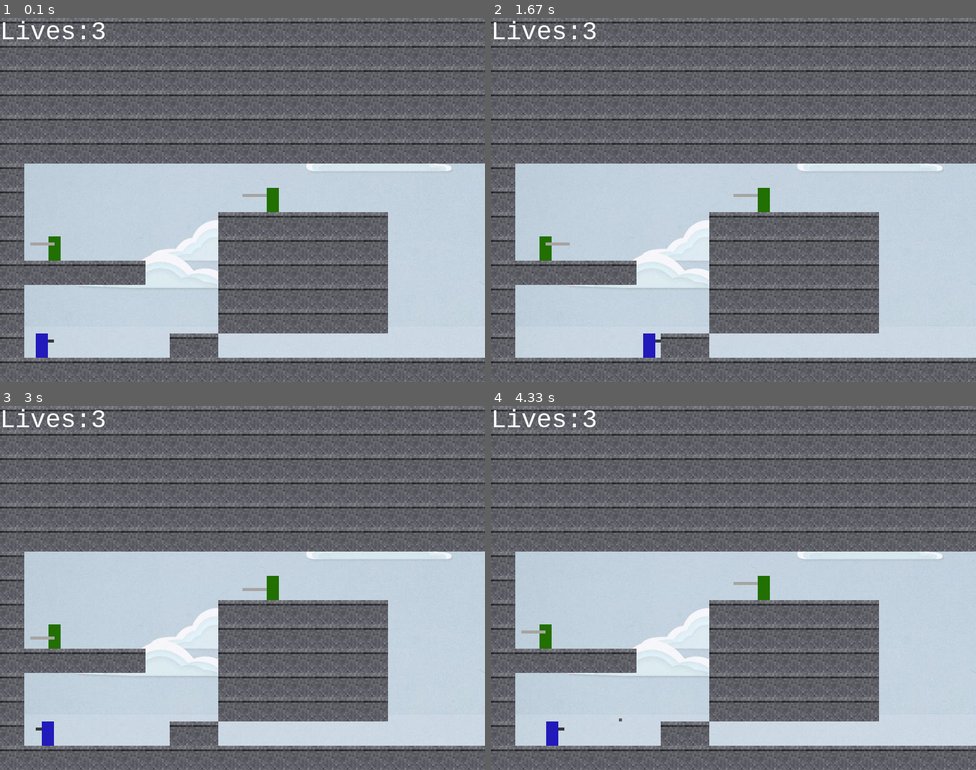
Above: before the commit, frames 1-4 (two rows, left to right).
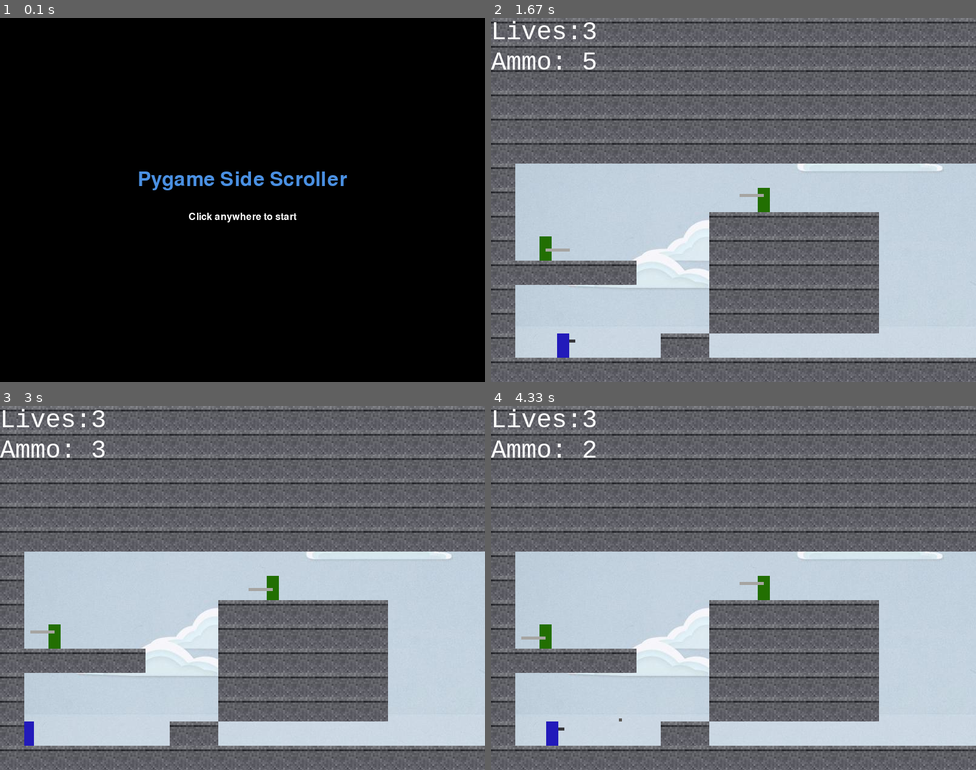
Above: after the commit, the same moments.

Repository: eastcoastcoder/PygameSideScroller
Game: pygame game, started from Main.py
Two runs of this game, one before a commit and one after it. Both use one fixed random seed, a clock stepped at 60 frames per second and the inputs below.
Inputs:
- Up to frame 1 (0.1 s): no input
- Up to frame 2 (1.67 s): hold Right 0.33-0.8 s; hold Space 0.83-1.13 s; hold Up 0.83-1.13 s; hold Up 1.17-1.47 s; hold Right from 1.5 s (still down)
- Up to frame 3 (3 s): release Right at 1.97 s; hold Left 2-2.53 s; tap Space at 2.57 s; hold Space from 2.9 s (still down); hold Left from 2.9 s (still down)
- Up to frame 4 (4.33 s): release Space at 3.3 s; release Left at 3.3 s; hold Up 3.77-4.13 s; hold Right from 4.17 s (still down); tap Space at 4.23 s

The runs differ from the first frame. In frame 1, 100% of the frame differs, in the area x 0-100%, y 0-100%; in frame 2, 0.8%; in frame 3, 0.7%; in frame 4, 0.4%.

Commit message:
feat(pygbag): added ability to run in browser

Diff:
--- a/BulletManager.py
+++ b/BulletManager.py
@@ -8,8 +8,18 @@
 
 __author__ = "Joshua Sonnenberg and Ethan Richardson"
 
-pygame.mixer.init(44100, -16, 2, 2048)
-enemy_death_sound = pygame.mixer.Sound('Enemy_Death.wav')
+# Lazy load sound to avoid blocking browser initialization
+enemy_death_sound = None
+
+def _get_enemy_death_sound():
+    """Lazily load enemy death sound."""
+    global enemy_death_sound
+    if enemy_death_sound is None:
+        try:
+            enemy_death_sound = pygame.mixer.Sound('Enemy_Death.wav')
+        except:
+            enemy_death_sound = type('obj', (object,), {'play': lambda: None})()
+    return enemy_death_sound
 
 
 class BulletManager:
@@ -51,7 +61,7 @@
         for enemy in enemy_manager.enemies:
             for bullet in self.bullets:
                 if bullet.colliderect(enemy):
-                    enemy_death_sound.play()
+                    _get_enemy_death_sound().play()
                     enemy.health -= 1
                     print("TAKING DAMAGE")
                     if enemy.health == 0:
--- a/Controller.py
+++ b/Controller.py
@@ -8,10 +8,39 @@
 
 __author__ = "Joshua Sonnenberg and Ethan Richardson"
 
-pygame.mixer.init(44100, -16, 2, 2048)
-jump_sound = pygame.mixer.Sound('Jump.wav')
-shoot_sound = pygame.mixer.Sound('Gun.wav')
-sword_sound = pygame.mixer.Sound('Sword.wav')
+# Sounds will be loaded lazily to avoid blocking browser initialization
+jump_sound = None
+shoot_sound = None
+sword_sound = None
+
+def _get_jump_sound():
+    """Lazily load jump sound."""
+    global jump_sound
+    if jump_sound is None:
+        try:
+            jump_sound = pygame.mixer.Sound('Jump.wav')
+        except:
+            jump_sound = type('obj', (object,), {'play': lambda: None})()
+    return jump_sound
+
+def _get_shoot_sound():
+    """Lazily load shoot sound."""
+    global shoot_sound
+    if shoot_sound is None:
+        try:
+            shoot_sound = pygame.mixer.Sound('Gun.wav')
+        except:
+            shoot_sound = type('obj', (object,), {'play': lambda: None})()
+    return shoot_sound
+
+def _get_sword_sound():
+    """Lazily load sword sound."""
+    global sword_sound
+    if sword_sound is None:
+        # Sword sound causes freezing in browser, skip loading
+        print("Skipping sword sound to avoid browser freeze")
+        sword_sound = type('obj', (object,), {'play': lambda: None})()
+    return sword_sound
 
 
 class Controller:
@@ -36,7 +65,8 @@
                 if player.lives > 0:
                     if (event.key == K_w or event.key == K_UP):
                         if player.status == 'GROUND' or player.status == 'FALL':
-                            jump_sound.play()
+                            if jump_sound is not None:
+                                jump_sound.play()
                             player.status = 'RISE'
                     if event.key == K_f:
                         if sword.sword_position == 'UP':
@@ -45,10 +75,11 @@
                             sword.sword_position = 'UP'
                     if event.key == K_SPACE:
                         if player.current_weapon == 'GUN':
-                            shoot_sound.play()
+                            if player.ammo > 0 and shoot_sound is not None:
+                                shoot_sound.play()
                             player.gun.shoot()
-                        if player.current_weapon == 'SWORD':
-                            sword_sound.play()
+                        elif player.current_weapon == 'SWORD':
+                            # Sword sound disabled to prevent browser freezing
                             player.sword.stab = True
                     if event.key == K_g:
                         if player.current_weapon == 'SWORD' and player.ammo > 0:
--- a/EnemyManager.py
+++ b/EnemyManager.py
@@ -8,8 +8,18 @@
 
 __author__ = "Joshua Sonnenberg and Ethan Richardson"
 
-pygame.mixer.init(44100, -16, 2, 2048)
-enemy_death_sound = pygame.mixer.Sound('Enemy_Death.wav')
+# Lazy load sound to avoid blocking browser initialization
+enemy_death_sound = None
+
+def _get_enemy_death_sound():
+    """Lazily load enemy death sound."""
+    global enemy_death_sound
+    if enemy_death_sound is None:
+        try:
+            enemy_death_sound = pygame.mixer.Sound('Enemy_Death.wav')
+        except:
+            enemy_death_sound = type('obj', (object,), {'play': lambda: None})()
+    return enemy_death_sound
 
 
 class EnemyManager:
@@ -89,7 +99,7 @@
                 elif player.facing == 'RIGHT' or player.facing == 'RSTOP':
                     enemy.x += 10
             if player.sword.colliderect(enemy) and player.sword.stab:
-                enemy_death_sound.play()
+                _get_enemy_death_sound().play()
                 self.enemies.pop(self.enemies.index(enemy))
             if enemy.sword.colliderect(player) and enemy.stab:
                 player.die()
--- a/GameLoop.py
+++ b/GameLoop.py
@@ -1,6 +1,7 @@
 #!/usr/bin/env python
 """GameLoop module: main game loop and state management."""
 
+import asyncio
 import os
 import pygame
 from Player import Player
@@ -15,6 +16,7 @@
 game_font = pygame.font.SysFont("monospace", 42)
 lose_message = game_font.render("You Lose", 1, (0, 0, 0))
 lives_message = game_font.render("Lives: ", 1, (255, 255, 255))
+ammo_message = game_font.render("Ammo: ", 1, (255, 255, 255))
 
 class GameLoop:
     """Main game loop and state management."""
@@ -33,21 +35,33 @@
         self.is_paused = False
         self.level = 1
 
-    def new_game(self) -> None:
+    async def new_game(self) -> None:
         """Reset and restart the game."""
         if self.lives > 0:
             self.is_alive = True
-            self.draw()
+            await self.draw()
 
-    def draw(self) -> None:
+    async def draw(self) -> None:
         """Run the main game loop."""
-        background = pygame.image.load(os.path.join("sky.jpg"))
+        print("GameLoop.draw() started")
+
+        try:
+            background = pygame.image.load(os.path.join("sky.jpg"))
+            print("Background loaded successfully")
+        except Exception as e:
+            print(f"Warning: Could not load background image: {e}")
+            # Create a fallback gradient background
+            background = pygame.Surface((800, 600))
+            background.fill((135, 206, 235))  # Sky blue
+
         controller = Controller()
         collide = CollisionManager()
         player = Player(self.surface)
         enemy_manager = EnemyManager(self.surface)
         level = LevelLoader(self.surface, enemy_manager)
         level.load(1)
+
+        print("Game objects initialized, entering main loop")
 
         while self.is_alive:
             self.clock.tick(FPS)
@@ -71,10 +85,16 @@
             level.draw_terrain()
 
             health_count = game_font.render(str(player.lives), 1, (255, 255, 255))
+            ammo_count = game_font.render(str(player.ammo), 1, (255, 255, 255))
             self.surface.blit(lives_message, (0, 0))
+            self.surface.blit(ammo_message, (0, 50))
             self.surface.blit(health_count, (150, 0))
+            self.surface.blit(ammo_count, (150, 50))
 
             if player.lives <= 0:
                 self.surface.blit(lose_message, (200, 200))
 
             pygame.display.flip()
+
+            # Yield control to browser event loop (critical for Pygbag)
+            await asyncio.sleep(0)
--- a/Main.py
+++ b/Main.py
@@ -1,22 +1,96 @@
 #!/usr/bin/env python
 """Final Project for CS391 Intro to GameDev with Python and Pygame"""
 
+import asyncio
 import pygame
 from GameLoop import GameLoop
+import Controller
 
 
 __author__ = "Joshua Sonnenberg and Ethan Richardson"
 
 
-def main() -> None:
+def preload_sounds() -> None:
+    """Pre-load all sounds to avoid blocking during gameplay."""
+    print("Pre-loading sounds...")
+    try:
+        # Pre-load all Controller sounds
+        Controller._get_jump_sound()
+        Controller._get_shoot_sound()
+        Controller._get_sword_sound()
+        print("Controller sounds pre-loaded")
+    except Exception as e:
+        print(f"Error pre-loading sounds: {e}")
+
+
+async def main() -> None:
     """Initialize and run the game."""
-    pygame.mixer.pre_init(44100, -16, 2, 2048)
-    pygame.init()
-    win_surf = pygame.display.set_mode((800, 600))
-    pygame.display.set_caption("Pygame Side Scroller")
-    game_loop = GameLoop(win_surf)
-    game_loop.draw()
+    print("Starting Pygame Side Scroller...")
+
+    try:
+        pygame.init()
+        print("Pygame initialized")
+        win_surf = pygame.display.set_mode((800, 600))
+        print(f"Display created: {win_surf.get_size()}")
+        pygame.display.set_caption("Pygame Side Scroller")
+
+        # Pre-load sounds after pygame.init() but before game starts
+        preload_sounds()
+
+        # Display "Click to Start" message for browser compatibility
+        try:
+            font = pygame.font.Font(None, 48)
+            small_font = pygame.font.Font(None, 24)
+            print("Fonts loaded")
+        except Exception as e:
+            print(f"Font error: {e}")
+            font = None
+            small_font = None
+
+        print("Waiting for user interaction...")
+        # Wait for user click (required for browser audio/input)
+        waiting = True
+        frame_count = 0
+        while waiting:
+            frame_count += 1
+            if frame_count % 60 == 0:  # Log every 60 frames (~1 second)
+                print(f"Still waiting... frame {frame_count}")
+
+            win_surf.fill((0, 0, 0))
+
+            if font and small_font:
+                title = font.render("Pygame Side Scroller", True, (74, 144, 226))
+                prompt = small_font.render("Click anywhere to start", True, (255, 255, 255))
+                win_surf.blit(title, (800//2 - title.get_width()//2, 250))
+                win_surf.blit(prompt, (800//2 - prompt.get_width()//2, 320))
+            else:
+                # Fallback if fonts don't load - draw a white rectangle
+                pygame.draw.rect(win_surf, (255, 255, 255), (300, 250, 200, 100))
+
+            pygame.display.flip()
+
+            for event in pygame.event.get():
+                if event.type == pygame.QUIT:
+                    print("Quit event received")
+                    return
+                if event.type == pygame.MOUSEBUTTONDOWN or event.type == pygame.KEYDOWN:
+                    print(f"User interaction detected: {event.type}")
+                    waiting = False
+
+            await asyncio.sleep(0)  # Yield to browser
+
+        print("Starting game loop...")
+        # Now start the actual game
+        game_loop = GameLoop(win_surf)
+        await game_loop.draw()
+
+    except Exception as e:
+        print(f"ERROR in main: {e}")
+        import traceback
+        traceback.print_exc()
 
 
 if __name__ == "__main__":
-    main()
+    print("__main__ block executing")
+    print("About to call asyncio.run(main())")
+    asyncio.run(main())
--- a/Player.py
+++ b/Player.py
@@ -14,8 +14,18 @@
 
 __author__ = "Joshua Sonnenberg and Ethan Richardson"
 
-pygame.mixer.init(44100, -16, 2, 2048)
-player_death_sound = pygame.mixer.Sound('Player_Death.wav')
+# Lazy load sound to avoid blocking browser initialization
+player_death_sound = None
+
+def _get_death_sound():
+    """Lazily load death sound."""
+    global player_death_sound
+    if player_death_sound is None:
+        try:
+            player_death_sound = pygame.mixer.Sound('Player_Death.wav')
+        except:
+            player_death_sound = type('obj', (object,), {'play': lambda: None})()
+    return player_death_sound
 
 
 class Player(pygame.Rect):
@@ -72,7 +82,7 @@
 
     def die(self) -> None:
         """Handle player death, decrement lives, and reset position."""
-        player_death_sound.play()
+        _get_death_sound().play()
         self.lives -= 1
         self.x = PLAYER_X
         self.y = PLAYER_Y
--- /dev/null
+++ b/pythonrc.py
@@ -0,0 +1,19 @@
+"""
+Python RC file for Pygbag - handles WebAssembly initialization.
+This file is loaded before the main game starts in the browser.
+"""
+
+import sys
+import asyncio
+import platform
+
+# Detect if running in WebAssembly/browser environment
+if platform.system() == "Emscripten":
+    print("Running in WebAssembly/browser environment")
+else:
+    print("Running in native Python environment")
+
+# Configure for browser environment
+sys.setrecursionlimit(1000)  # Lower recursion limit for browser safety
+
+print("pythonrc.py loaded successfully")
Not shown, changed: README.md
Not shown, changed: requirements.txt
Not shown, added: .github/workflows/deploy.yml
Not shown, changed: .gitignore
Not shown, added: .pygbag
Not shown, changed: DEVELOPMENT.md
Not shown, added: PYGBAG_GUIDE.md
Not shown, added: PYGBAG_IMPLEMENTATION.md
Not shown, added: QUICKSTART_WEB.md
Not shown, added: build_web.sh
Not shown, added: index.html
Not shown, changed: run.sh
(and 1 more such lines)
